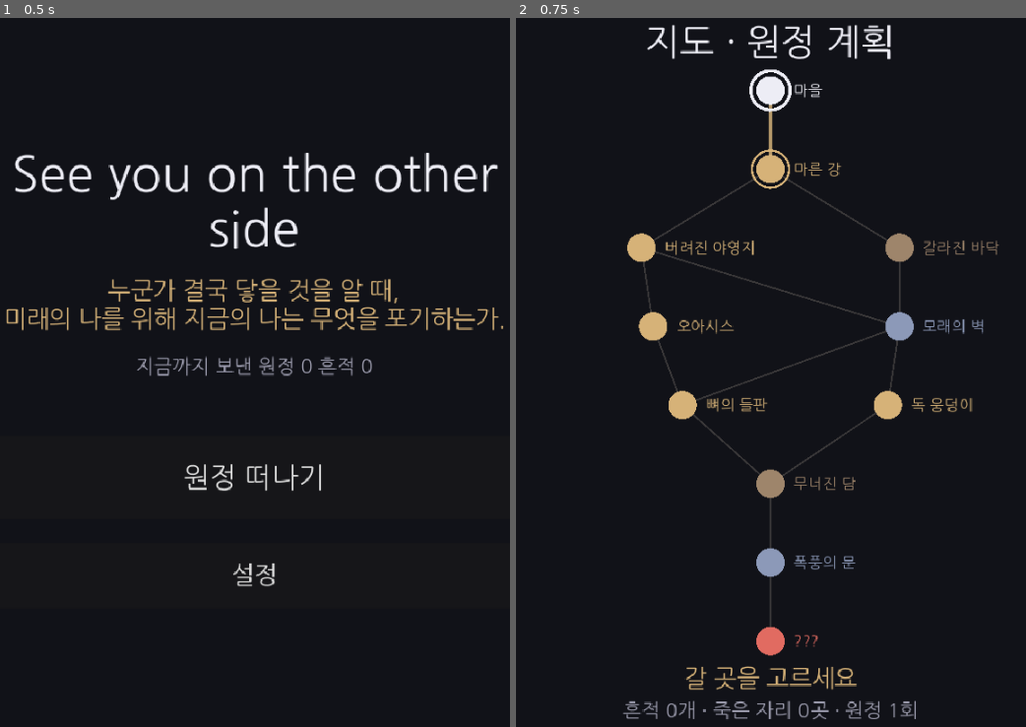
Above: before the commit, frames 1-2 (left to right).
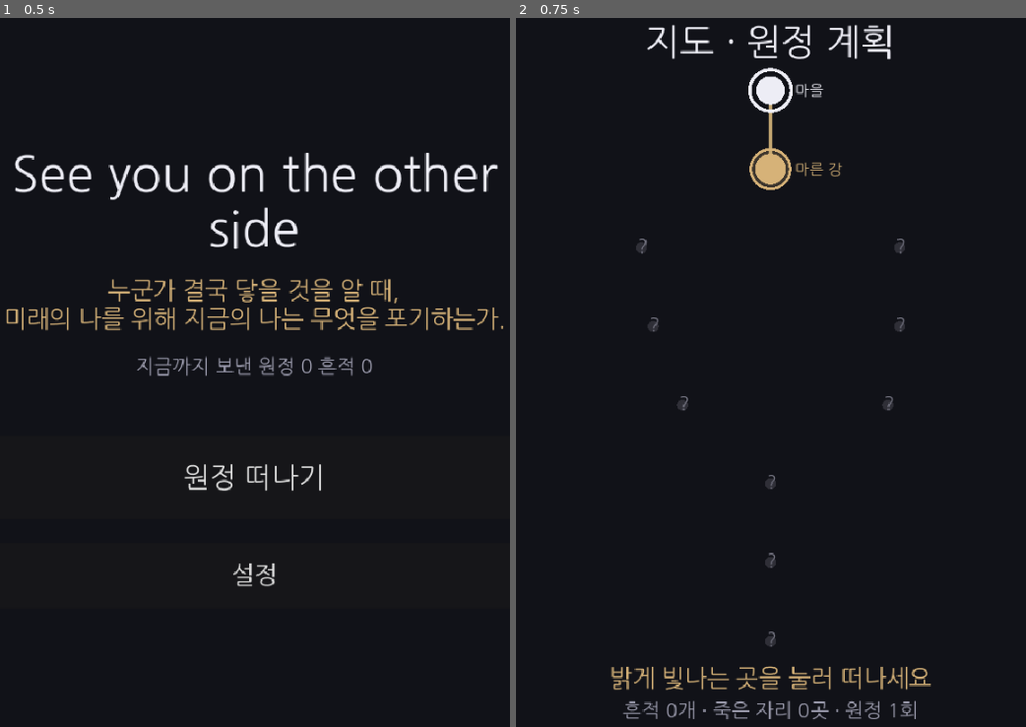
Above: after the commit, the same moments.

Repository: soomin007/Otherside
Game: Godot game, scene res://scenes/main.tscn
Two runs of this game, one before a commit and one after it. Both use one fixed random seed, a clock stepped at 60 frames per second and the inputs below.
Inputs:
- Up to frame 1 (0.5 s): no input
- Up to frame 2 (0.75 s): click "원정 떠나기" at 0.5 s

Frame 1 is identical in both runs. In frame 2, 4.3% of the frame differs, in the area x 18-95%, y 6-95%.

Commit message:
feat(map): 맵 정비 — 클릭 가능 노드 강조 + 안개(방문+인접)
- GameState.gd: visited_nodes(영속) + _mark_visited(마을·도착 노드) + 세이브/로드/reset
- ui/Map.gd: 안개 — 가본 노드+인접만 또렷, 나머지 흐린 "?". 갈 수 있는 next 노드를 후광+큰 테두리로 밝게(클릭 영역 확대)
- 기획서 §5 횡스크롤 재정의(랜드마크 단면 탐색=TWoM, 막대 걷기 아님, 맵 이동과 분리). backlog 단계 재편

사용자 피드백: 클릭 위치 불명확·안개 없음·횡스크롤 오해. 이번은 맵 정비(1단계).
막대 폐기·이동 모델·랜드마크 단면 탐색은 다음 단계(막대 임시 잔존). 검증: --import + map/main 부팅 0.

Co-Authored-By: Claude Opus 4.8 (1M context) <noreply@anthropic.com>
Claude-Session: https://claude.ai/code/session_016EykXXuV1kPR9ZLNY3e4LP

Diff:
--- a/scripts/GameState.gd
+++ b/scripts/GameState.gd
@@ -18,6 +18,7 @@
 var traces: Array = []         ## 남긴 흔적들 — TraceData.to_dict() 의 배열 (self-async)
 var deaths: Array = []         ## 죽은 자리 기록 — 지도 표식용
 var flags: Array = []  ## 영속 플래그(self-async). choice 의 sets_persist 가 쌓여 다음 원정 변형 이벤트를 깬다.
+var visited_nodes: Array = []  ## 방문한 노드 id (영속). 지도 안개 — 가본 곳 + 그 인접만 보인다(원정마다 더 드러남).
 
 # --- 현재 원정 한정 상태 (죽으면 리셋) ---
 ## 초기 자원 — 임시치. 자원 = 수명 (남기면 그만큼 잃는다). 밸런스는 폰 테스트로 검증 예정.
@@ -37,6 +38,7 @@
 func begin_run_in_place() -> void:
 	current_run = ExpeditionRun.new(START_RESOURCES, bridged_legs(), flags, pickup_traces_map())
 	expedition_count += 1
+	_mark_visited(MapGraph.START_ID)
 
 ## 지도에서 고른 노드로 향한다 (지도 → 횡스크롤). 그 엣지를 시작하고 씬을 바꾼다.
 func travel_to(target_id: String) -> void:
@@ -48,7 +50,14 @@
 func arrive_node() -> void:
 	if current_run != null:
 		current_run.arrive()
+		_mark_visited(current_run.current_node)
 	get_tree().change_scene_to_file(SCENE_MAP)
+
+## 노드를 방문 기록에 더한다(영속). 지도 안개를 걷는다.
+func _mark_visited(node_id: String) -> void:
+	if node_id != "" and not visited_nodes.has(node_id):
+		visited_nodes.append(node_id)
+		save_game()
 
 ## 죽기 전 단 한 번 흔적을 남긴다 (기획서 §3). 남김 = 자기 수명 깎기.
 func leave_trace(trace: TraceData) -> void:
@@ -129,6 +138,7 @@
 		"traces": traces,
 		"deaths": deaths,
 		"flags": flags,
+		"visited_nodes": visited_nodes,
 	}
 	var f := FileAccess.open(SAVE_PATH, FileAccess.WRITE)
 	if f == null:
@@ -154,6 +164,7 @@
 	traces = data.get("traces", [])
 	deaths = data.get("deaths", [])
 	flags = data.get("flags", [])
+	visited_nodes = data.get("visited_nodes", [])
 
 ## 세이브 초기화 (새 세계). 빈 상태로 덮어쓴다 — 웹/데스크톱 모두 안전.
 func reset_save() -> void:
@@ -161,5 +172,6 @@
 	traces = []
 	deaths = []
 	flags = []
+	visited_nodes = []
 	current_run = null
 	save_game()
--- a/scripts/ui/Map.gd
+++ b/scripts/ui/Map.gd
@@ -1,8 +1,9 @@
 extends Control
 
-## 탑뷰 지도 — Slay the Spire 식 분기 노드 맵. 현재 노드에서 갈 수 있는 다음 노드를 골라 떠난다.
-## 루프: 지도에서 노드 선택 → 그 엣지를 횡스크롤로 전진 → 도착 노드 이벤트 → 지도 복귀.
-## 노드 맵 비주얼은 임시(플레이스홀더) — 모양 다듬기는 그래픽 작업 때.
+## 탑뷰 지도 — Slay the Spire 식 분기 노드 맵. 현재 노드에서 갈 수 있는(밝게 빛나는) 다음 노드를 골라 떠난다.
+## 루프: 지도에서 노드 선택 → 그 길을 가다(이동) → 랜드마크 도착 → (다음 단계: 단면 탐색 씬) → 지도 복귀.
+## 안개: 가본 곳 + 그 인접만 보인다. 미지의 노드는 흐린 "?". 원정마다 더 드러난다(self-async).
+## 노드 맵 비주얼·이동 연출·랜드마크 단면은 다음 단계 — 지금은 맵 정비(클릭 표시·안개).
 
 const TOP_Y: float = 96.0
 const BOT_Y: float = 120.0
@@ -38,15 +39,23 @@
 	queue_redraw()
 
 func _guide_text() -> String:
-	var cur: String = _current_node_id()
-	if cur == "end":
+	if _current_node_id() == "end":
 		return "목적지에 닿았다. (여기까지가 Phase 0)"
-	return "갈 곳을 고르세요"
+	return "밝게 빛나는 곳을 눌러 떠나세요"
 
 func _current_node_id() -> String:
 	if GameState.current_run != null:
 		return GameState.current_run.current_node
 	return MapGraph.START_ID
+
+## 안개 — 가본 노드, 또는 가본 노드에 인접한 노드만 보인다. 나머지는 미지("?").
+func _is_visible(id: String) -> bool:
+	if GameState.visited_nodes.has(id):
+		return true
+	for v in GameState.visited_nodes:
+		if id in MapGraph.node(str(v)).get("next", []):
+			return true
+	return false
 
 # --- 노드 선택(클릭) ---
 
@@ -59,7 +68,7 @@
 	var area := _map_area()
 	for nx in MapGraph.node(_current_node_id()).get("next", []):
 		var p: Vector2 = _node_screen(MapGraph.node(str(nx)), area)
-		if pos.distance_to(p) <= NODE_R + 16.0:
+		if pos.distance_to(p) <= NODE_R + 18.0:
 			GameState.travel_to(str(nx))
 			return
 
@@ -100,28 +109,41 @@
 	var cur: String = _current_node_id()
 	var nexts: Array = MapGraph.node(cur).get("next", [])
 
-	# 엣지 — 현재 노드에서 갈 수 있는 길은 또렷이, 나머지는 흐리게
+	# 엣지 — 양 끝이 보이는 경우만. 지금 갈 수 있는 길(현재→next)은 또렷이.
 	for id in MapGraph.NODES:
+		if not _is_visible(id):
+			continue
 		var node: Dictionary = MapGraph.NODES[id]
 		var from: Vector2 = _node_screen(node, area)
-		var reachable: bool = (id == cur)
+		var reachable_edge: bool = (id == cur)
 		for nx in node.get("next", []):
+			if not _is_visible(str(nx)):
+				continue
 			var nn: Dictionary = MapGraph.node(str(nx))
-			if nn.is_empty():
-				continue
-			var col: Color = Color(0.78, 0.66, 0.45, 0.9) if reachable else Color(0.40, 0.38, 0.36, 0.5)
-			draw_line(from, _node_screen(nn, area), col, 2.5 if reachable else 1.5)
+			var col: Color = Color(0.80, 0.68, 0.46, 0.95) if reachable_edge else Color(0.40, 0.38, 0.36, 0.5)
+			draw_line(from, _node_screen(nn, area), col, 3.0 if reachable_edge else 1.5)
 
-	# 노드 — 현재(굵은 테두리)·선택 가능(반짝 테두리)·나머지
+	# 노드 — 안개는 흐린 "?", 보이는 곳은 종류색. 현재(굵은 테두리)·갈 수 있는 곳(밝게 빛남) 강조.
 	for id in MapGraph.NODES:
 		var node: Dictionary = MapGraph.NODES[id]
 		var p: Vector2 = _node_screen(node, area)
+		if not _is_visible(id):
+			draw_circle(p, 5.0, Color(0.30, 0.30, 0.34, 0.5))
+			if font != null:
+				draw_string(font, p - Vector2(4.0, -5.0), "?", HORIZONTAL_ALIGNMENT_LEFT, -1, UITheme.FS_SMALL, Color(0.45, 0.45, 0.5))
+			continue
 		var kind: String = str(node.get("kind", ""))
 		var col: Color = _kind_color(kind)
-		draw_circle(p, NODE_R, col)
+		var selectable: bool = id in nexts
+		if selectable:
+			# 갈 수 있는 곳 — 밝은 후광 + 큰 테두리로 "여기 누르세요"
+			draw_circle(p, NODE_R + 6.0, Color(col.r, col.g, col.b, 0.22))
+			draw_arc(p, NODE_R + 5.0, 0.0, TAU, 28, UITheme.SAND, 2.5)
+			draw_circle(p, NODE_R + 1.0, col)
+		else:
+			draw_circle(p, NODE_R, col)
 		if id == cur:
-			draw_arc(p, NODE_R + 5.0, 0.0, TAU, 28, UITheme.FG, 3.0)
-		elif id in nexts:
-			draw_arc(p, NODE_R + 4.0, 0.0, TAU, 28, UITheme.SAND, 2.0)
+			draw_arc(p, NODE_R + 6.0, 0.0, TAU, 28, UITheme.FG, 3.0)
 		if font != null:
-			draw_string(font, p + Vector2(NODE_R + 8.0, 5.0), str(node.get("name", "")), HORIZONTAL_ALIGNMENT_LEFT, 150.0, UITheme.FS_TINY, col)
+			var name_col: Color = col if (selectable or id == cur) else Color(col.r, col.g, col.b, 0.7)
+			draw_string(font, p + Vector2(NODE_R + 9.0, 5.0), str(node.get("name", "")), HORIZONTAL_ALIGNMENT_LEFT, 150.0, UITheme.FS_TINY, name_col)
Not shown, changed: docs/design/SYOTOS_기획서_v0.1.md
Not shown, changed: docs/design/backlog.md
Not shown, changed: session_logs/2026-06-30.md
